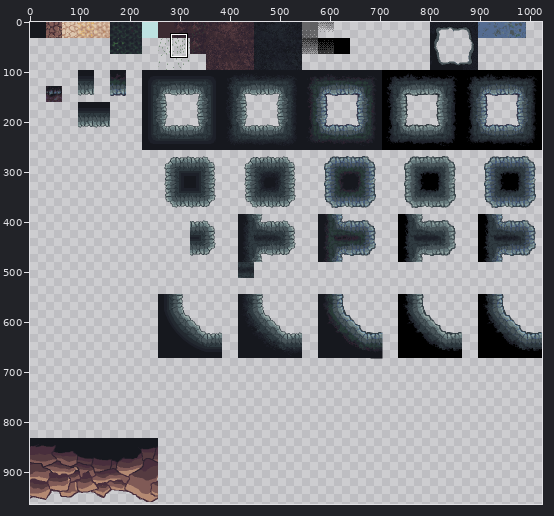
Two states of a pixel-art file, assets/Tiled/tiles_paletted.aseprite. The first picture is a wide view before the edit; the outline marks the close-up.
Close-up. Earlier state:
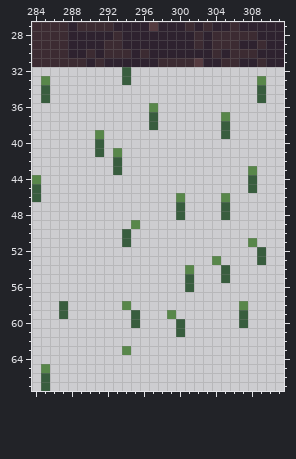
1024x1024 pixels, 1 frame. Shown: x 284..311, y 27..67. The wide view leaves out empty margins. The commit also changed other parts of the picture, which this record leaves out.
After the commit:
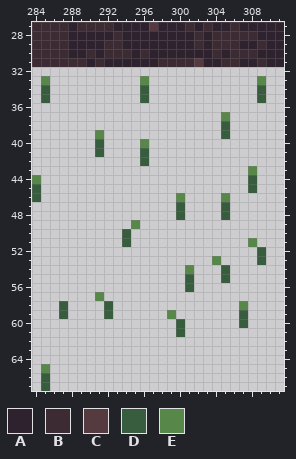
Palette (. is transparent): A #2e222f  B #3c2b32  C #553b40  D #385d3e  E #58874a
Difference:
The author put colour D in rows 34 to 35 at x 296; in rows 41 to 42 at x 296; in rows 58 to 59 at x 292.
The author put colour E in row 33 at x 296; in row 40 at x 296; in row 57 at x 291.
The edit erases colour D in rows 32 to 33 at x 294; in rows 37 to 38 at x 297; in rows 42 to 43 at x 293; in rows 59 to 60 at x 295.
The edit erases colour E in row 36 at x 297; in row 41 at x 293; in row 58 at x 294; in row 63 at x 294.
Boxes around the changes in both close-ups, in picture pixels (x1, y1, x2, y2):
changed: (113, 67, 158, 175)
changed: (95, 292, 140, 355)
